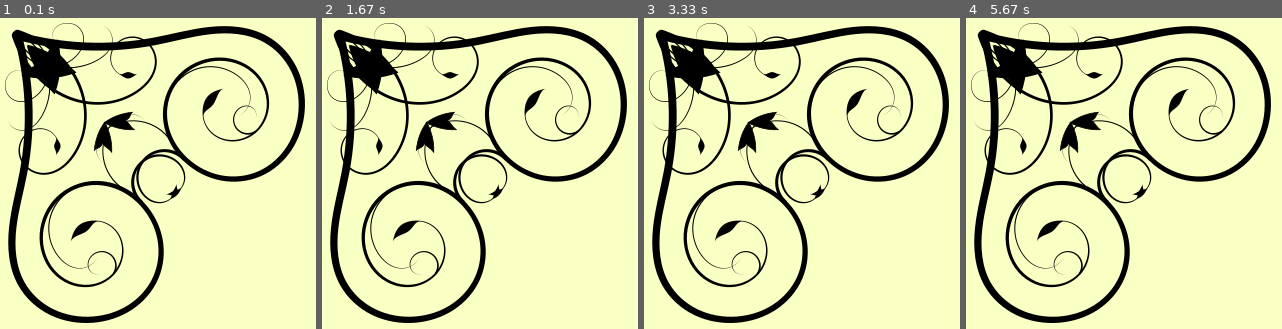
Above: before the commit, frames 1-4 (left to right).
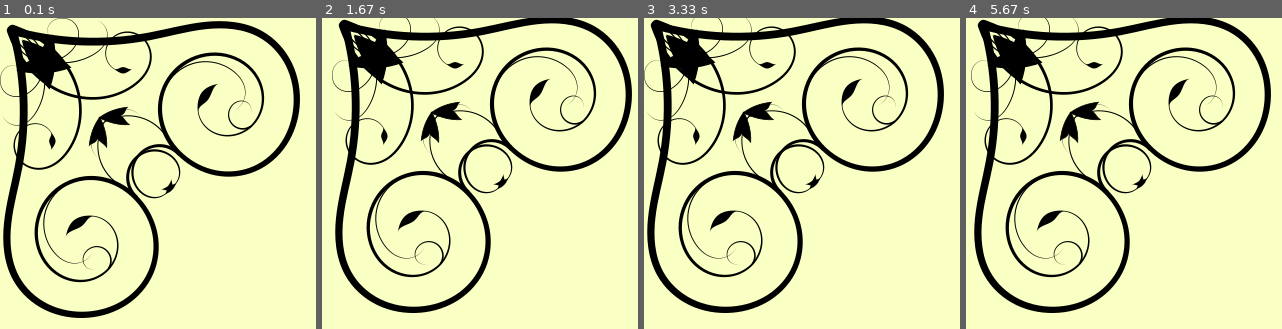
Above: after the commit, the same moments.

Repository: nmodi007/PyGames
Game: pygame game, started from MovingThings.py
Same seed, same stepped clock (60 frames per second), same inputs: the game is played once before the commit and once after it.
Inputs:
- Up to frame 1 (0.1 s): no input
- Up to frame 2 (1.67 s): hold Right 0.33-0.8 s; hold Up 0.83-1.13 s; hold Right 1.17-1.63 s
- Up to frame 3 (3.33 s): hold Left 1.67-2.2 s; hold Down 2.23-2.53 s; hold Left 2.57-2.97 s; hold Up from 3 s (still down)
- Up to frame 4 (5.67 s): release Up at 3.37 s; hold Right 3.4-4.03 s; hold Down 4.07-4.43 s; hold Left 4.47-4.93 s; hold Right 4.97-5.43 s; hold Up from 5.47 s (still down)

The runs differ from the first frame. In frame 1, 21% of the frame differs, in the area x 0-97%, y 0-99%; in frame 2, 24%; in frame 3, 24%; in frame 4, 22%.

Commit message:
Demos how to handle key board input.

Diff:
--- a/MovingThings.py
+++ b/MovingThings.py
@@ -34,11 +34,24 @@
         if event == pygame.QUIT:
             sys.exit()
 
+        if event.type == pygame.KEYDOWN:
+            if event.key == pygame.K_RIGHT:
+                x += 5
+
+            if event.key == pygame.K_LEFT:
+                x -= 5
+
+            if event.key == pygame.K_DOWN:
+                y += 5
+
+            if event.key == pygame.K_UP:
+                y -= 5
+
     screen.fill((250, 255, 195))
 
-    mouse_position = pygame.mouse.get_pos()
+    #mouse_position = pygame.mouse.get_pos()
 
-    x, y = mouse_position
+    #x, y = mouse_position
 
     if x + hello_world_size[0] > 800:
         x = 800 - hello_world_size[0]
